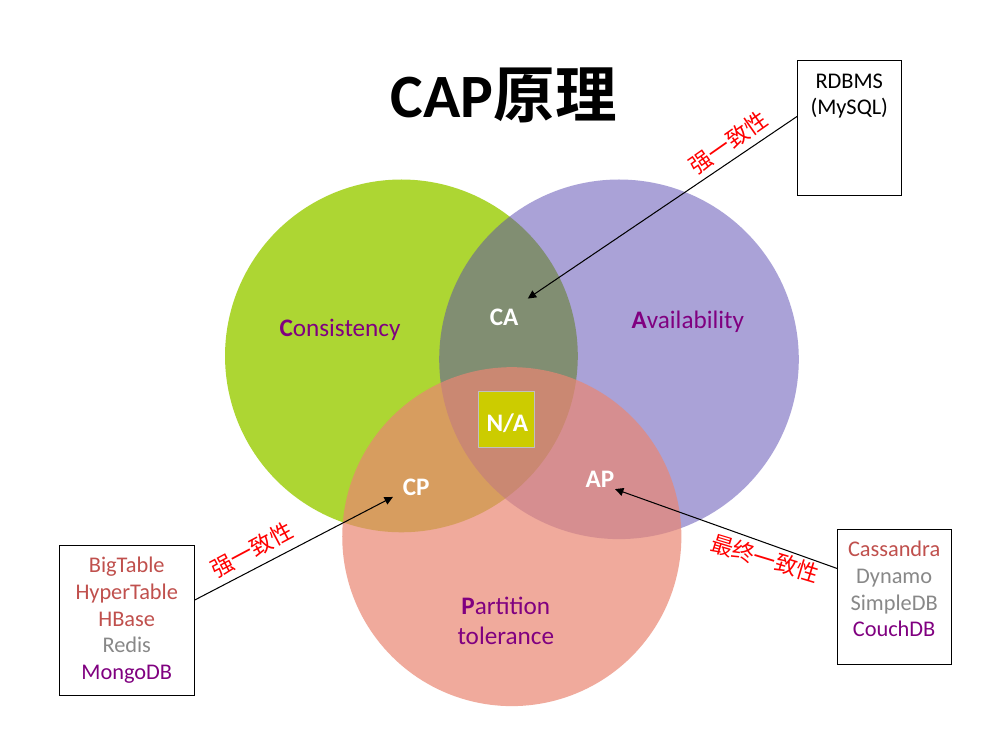
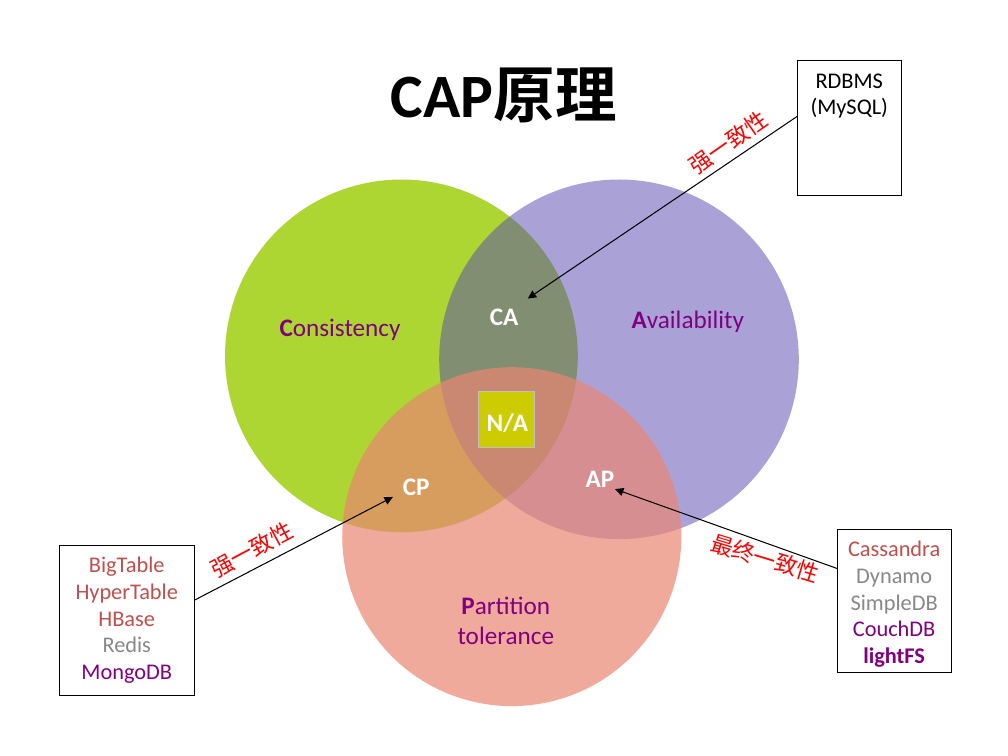
Before and after one commit to shtzr840329/mooon, a slide deck: slide 4 of applications/lightfs/doc/lightFS-牺牲强一致性获得超高可用性和可靠性的磁盘级轻量分布式文件系统.ppt (slide 7 before the commit). Drawn at 1008x756 pixels with LibreOffice and Linux fonts; fonts in the diff are those of the drawing. Boxes give left, top, right and bottom in pixels: in the first picture for what was removed or moved away, otherwise in the second. Text is boxed around its words. In the diff, an @@ line names an element or a change of style, - is before the commit and + after.

```diff
--- a/applications/lightfs/doc/lightFS-牺牲强一致性获得超高可用性和可靠性的磁盘级轻量分布式文件系统.ppt
+++ b/applications/lightfs/doc/lightFS-牺牲强一致性获得超高可用性和可靠性的磁盘级轻量分布式文件系统.ppt
@@ rectangle "Cassandra": place and size @@
-rectangle "Cassandra" at [838, 529, 952, 664]
+rectangle "Cassandra" at [838, 529, 952, 672]
@@ text in rectangle at [863, 647, 925, 667]: paragraph added @@
+lightFS
```
Also in this commit, not shown: 10 other slides changed, 10 slides added, 15 slides removed.
